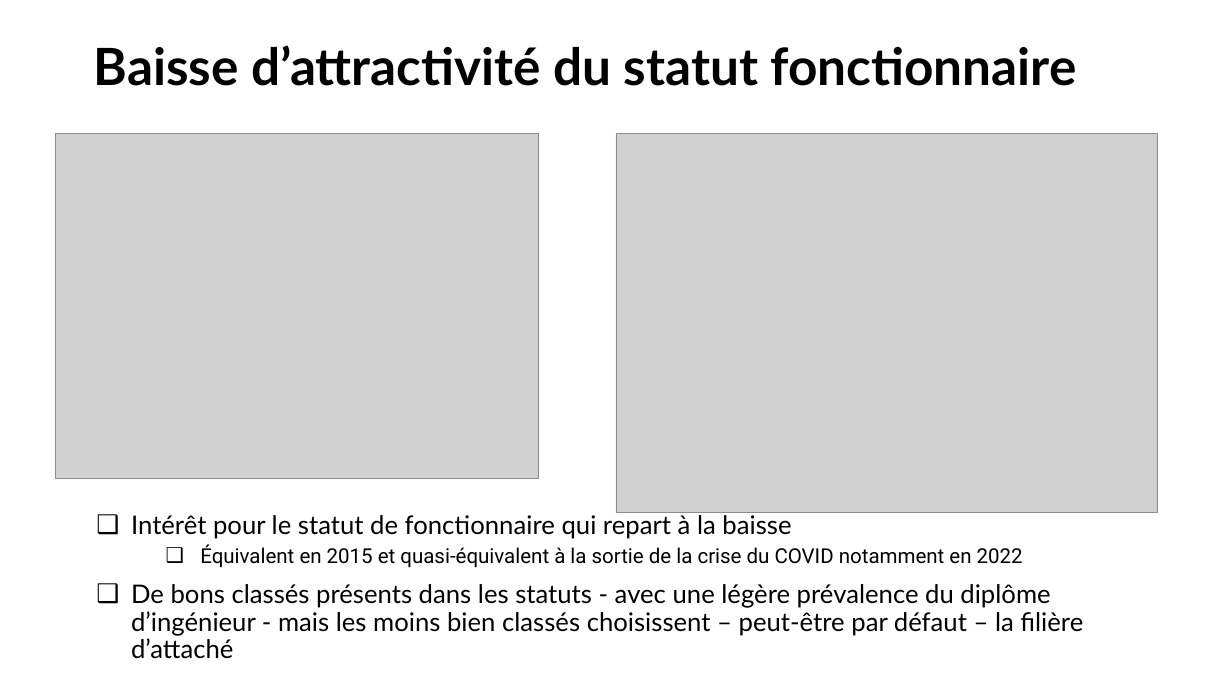
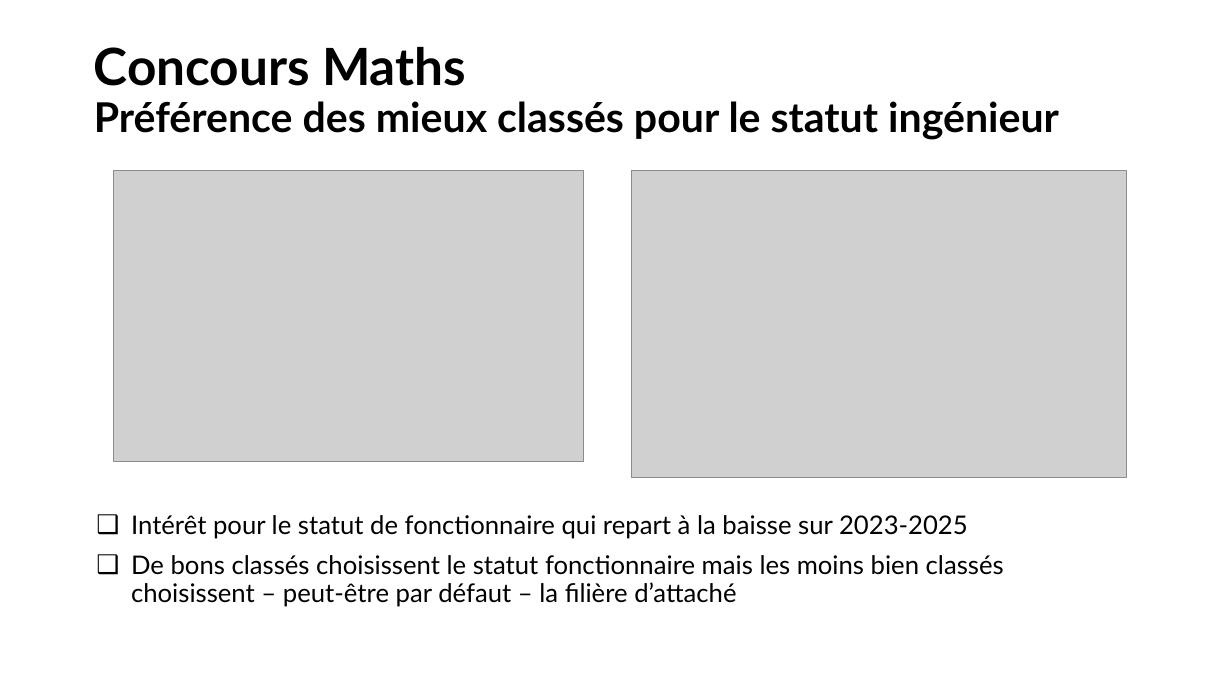
Before and after one commit to chlesieur/analyse_bdd_eleves_ensai, a slide deck: slide 5 of presentation/Presentation_trajectoires_etudiants_ENSAI.pptx. Drawn at 1232x693 pixels with LibreOffice and Linux fonts; fonts in the diff are those of the drawing; grey boxes stand for pictures; background and template pictures are left out. Boxes give left, top, right and bottom in pixels: in the first picture for what was removed or moved away, otherwise in the second. Text is boxed around its words. In the diff, an @@ line names an element or a change of style, - is before the commit and + after.

```diff
--- a/presentation/Presentation_trajectoires_etudiants_ENSAI.pptx
+++ b/presentation/Presentation_trajectoires_etudiants_ENSAI.pptx
@@ title at (94, 47, 1059, 140): text changed; size 40 to 32 pt @@
-Baisse d’attractivité du statut fonctionnaire
+Concours Maths
+Préférence des mieux classés pour le statut ingénieur
@@ picture: place and size @@
-picture at (55, 133, 539, 478)
+picture at (114, 171, 584, 462)
@@ picture: place and size @@
-picture at (616, 133, 1158, 513)
+picture at (632, 171, 1128, 477)
@@ text at (131, 515, 1004, 607): text changed @@
-❑ Intérêt pour le statut de fonctionnaire qui repart à la baisse
-  ❑ Équivalent en 2015 et quasi-équivalent à la sortie de la crise du COVID notamment en 2022
-❑ De bons classés présents dans les statuts - avec une légère prévalence du diplôme d’ingénieur - mais les moins bien classés choisissent – peut-être par défaut – la filière d’attaché
+❑ Intérêt pour le statut de fonctionnaire qui repart à la baisse sur 2023-2025
+❑ De bons classés choisissent le statut fonctionnaire mais les moins bien classés choisissent – peut-être par défaut – la filière d’attaché
```
Also in this commit, not shown: 8 other slides changed, 6 slides added, 9 other files.
